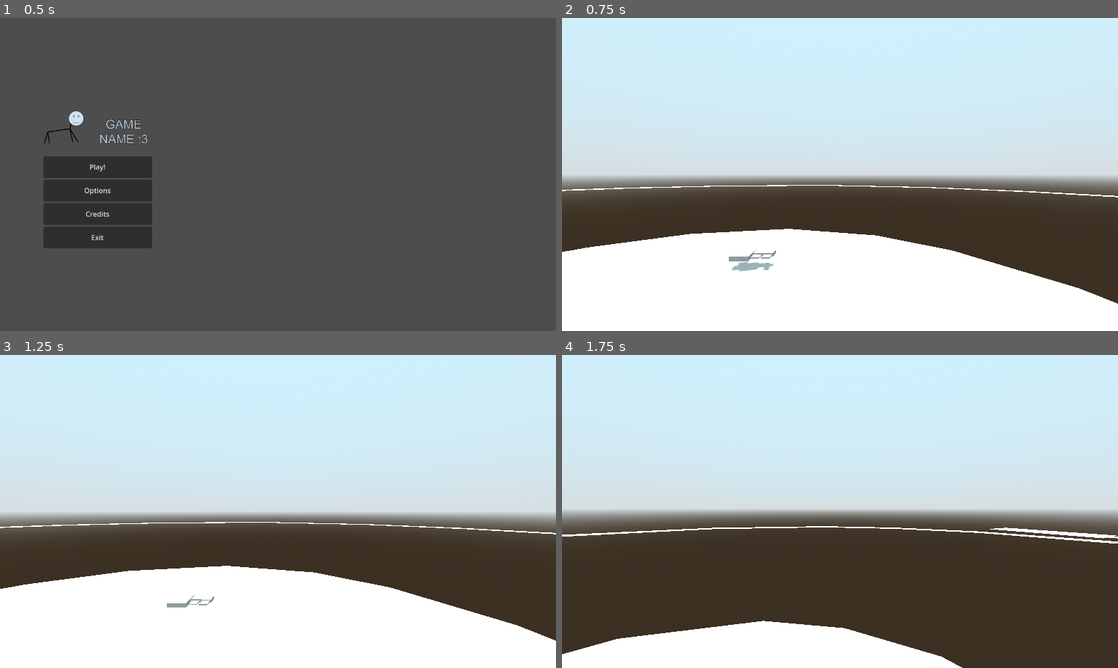
Above: before the commit, frames 1-4 (two rows, left to right).
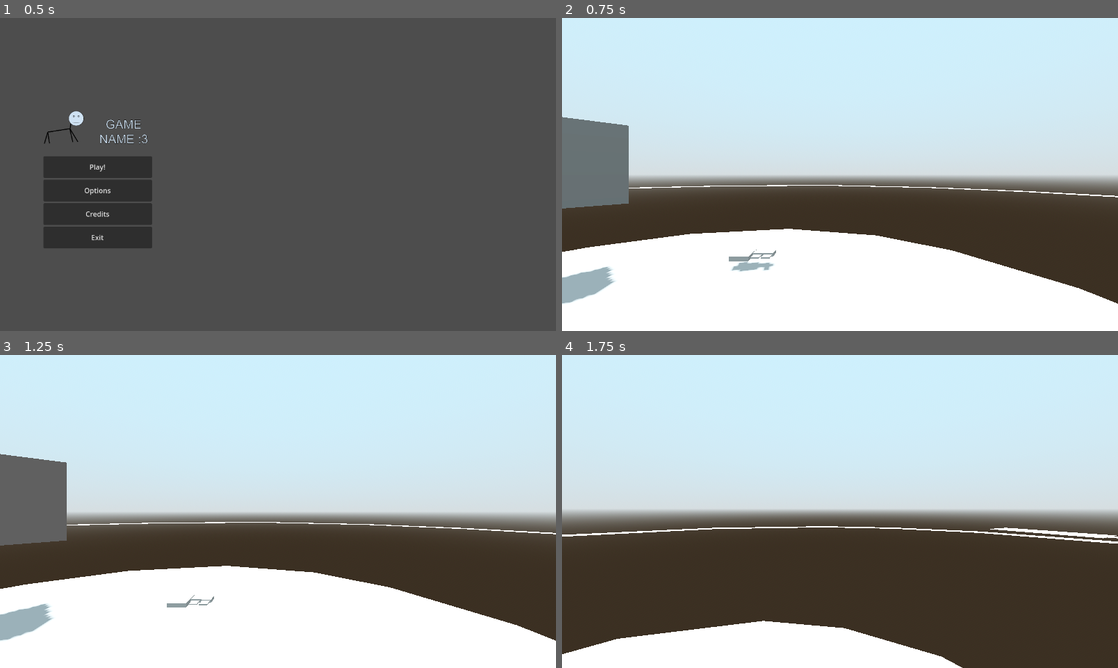
Above: after the commit, the same moments.

Repository: undeadjess/videogame
Game: Godot game, scene res://scenes/menus/menuMain.tscn
The game is run twice, just before and just after one commit, with the same random seed, the same clock (stepped at 60 frames per second) and the same inputs.
Inputs (mouse positions are in pixels of both pictures, inside the frame that each line leads up to):
- Up to frame 1 (0.5 s): no input
- Up to frame 2 (0.75 s): click "Play!" at 0.5 s
- Up to frame 3 (1.25 s): no input
- Up to frame 4 (1.75 s): tap Enter at 1.25 s; move the mouse to (867, 511) at 1.27 s; hold W (move_forward) from 1.28 s (still down); tap E (interact) at 1.35 s; tap Space (jump) at 1.52 s

Frame 1 is identical in both runs. In frame 2, 3.8% of the frame differs, in the area x 0-12%, y 31-92%; in frame 3, 3.7%; in frame 4, nothing differs.

Commit message:
Add monitor to map

Diff:
--- a/src/scenes/map-main.tscn
+++ b/src/scenes/map-main.tscn
@@ -1,10 +1,11 @@
-[gd_scene load_steps=11 format=3 uid="uid://boedctskopkmy"]
+[gd_scene load_steps=12 format=3 uid="uid://boedctskopkmy"]
 
 [ext_resource type="Script" path="res://scenes/world.gd" id="1_42om4"]
 [ext_resource type="ArrayMesh" uid="uid://b54hcwk48l32m" path="res://assets/mapParts/map.obj" id="1_rbnob"]
 [ext_resource type="PackedScene" uid="uid://djaimhhldoabj" path="res://assets/objects/characters/player.tscn" id="2_y4l2b"]
 [ext_resource type="PackedScene" uid="uid://by01dlbcyl3rw" path="res://assets/objects/characters/monster.tscn" id="3_5i17v"]
 [ext_resource type="PackedScene" uid="uid://c7jwfkkbiqkws" path="res://assets/objects/items/keys/key.tscn" id="4_8kkcu"]
+[ext_resource type="PackedScene" uid="uid://broe5nupafbbh" path="res://assets/objects/decorations/monitor/monitor.tscn" id="6_1cqif"]
 
 [sub_resource type="NavigationMesh" id="NavigationMesh_0k72k"]
 vertices = PackedVector3Array(29.2508, 0.124035, -0.869446, 30.1508, 0.124035, -1.06944, 30.1508, 0.124035, -1.96945, 2 …(9135 unchanged characters)…
@@ -65,6 +66,9 @@
 collision_mask = 2
 
 [node name="Monster" parent="." instance=ExtResource("3_5i17v")]
-transform = Transform3D(1, 0, 0, 0, 1, 0, 0, 0, 1, 16.9056, 0.99587, 24.4565)
+transform = Transform3D(1, 0, 0, 0, 1, 0, 0, 0, 1, 3.68363, 0.982372, 5.6549)
+
+[node name="Monitor" parent="." instance=ExtResource("6_1cqif")]
+transform = Transform3D(0.640592, 0, 0.767881, 0, 1, 0, -0.767881, 0, 0.640592, -2.65041, 1.77921, -2.3268)
 
 [connection signal="playerCollide" from="Monster" to="Player" method="_on_monster_player_collide"]
